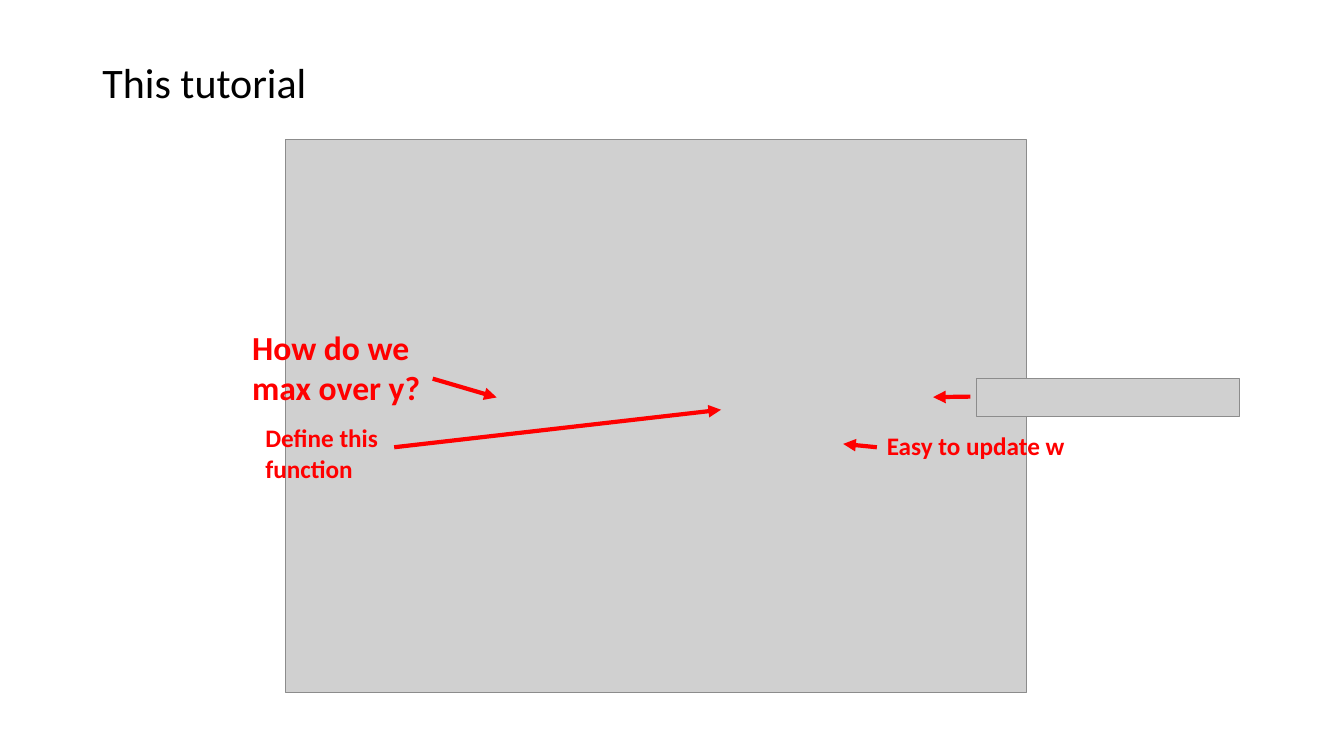
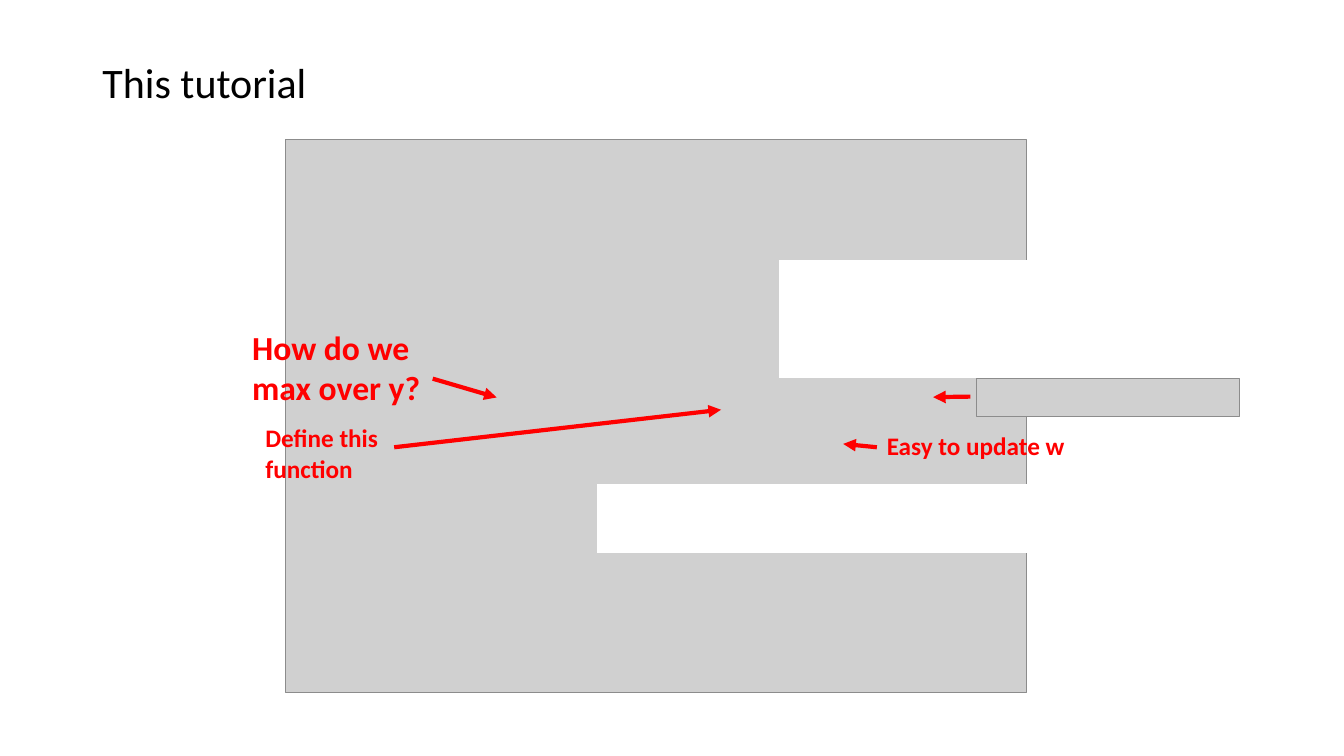
Before and after one commit to datduong/CS269_tutorial, a slide deck: slide 4 of CS269PresentationOwnOptimFunction.pptx. Drawn at 1344x756 pixels with LibreOffice and Linux fonts; fonts in the diff are those of the drawing; grey boxes stand for pictures. Boxes give left, top, right and bottom in pixels: in the first picture for what was removed or moved away, otherwise in the second. Text is boxed around its words. In the diff, an @@ line names an element or a change of style, - is before the commit and + after.

```diff
--- a/CS269PresentationOwnOptimFunction.pptx
+++ b/CS269PresentationOwnOptimFunction.pptx
@@ rectangle added at [779,261,1035,378], fill #FFFFFF, outline #FFFFFF 1 pt @@
@@ rectangle added at [598,485,1035,553], fill #FFFFFF, outline #FFFFFF 1 pt @@
```
Also in this commit, not shown: 6 other slides changed, 3 slides added.
